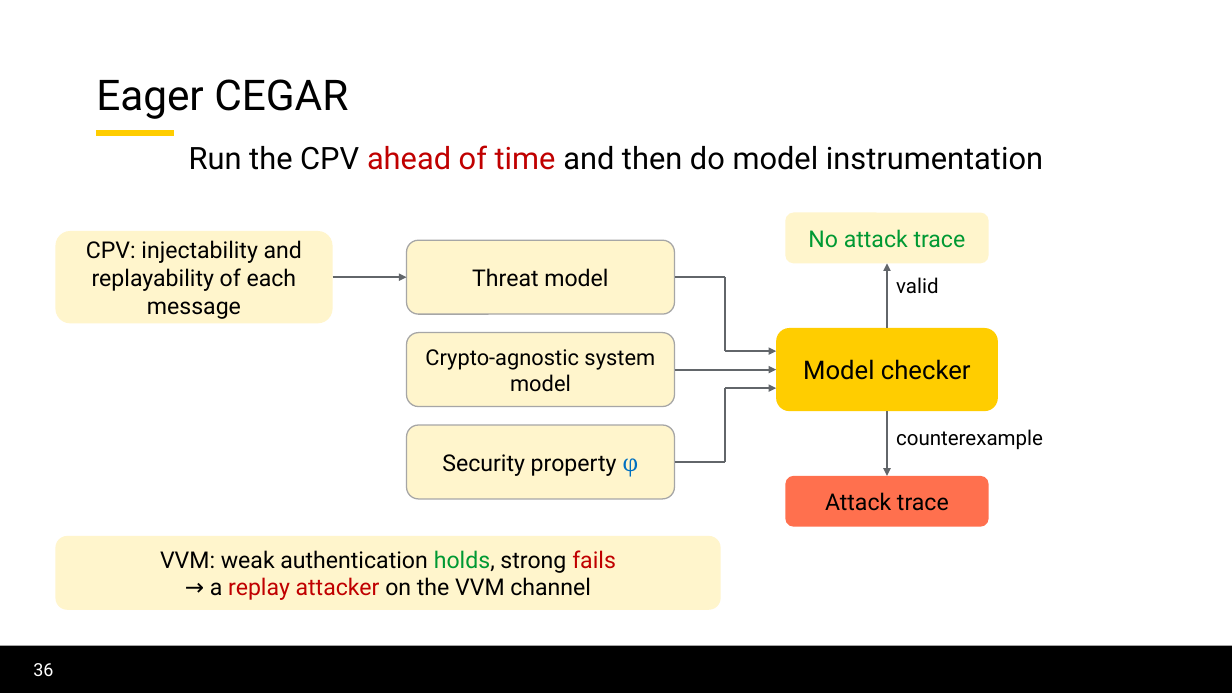
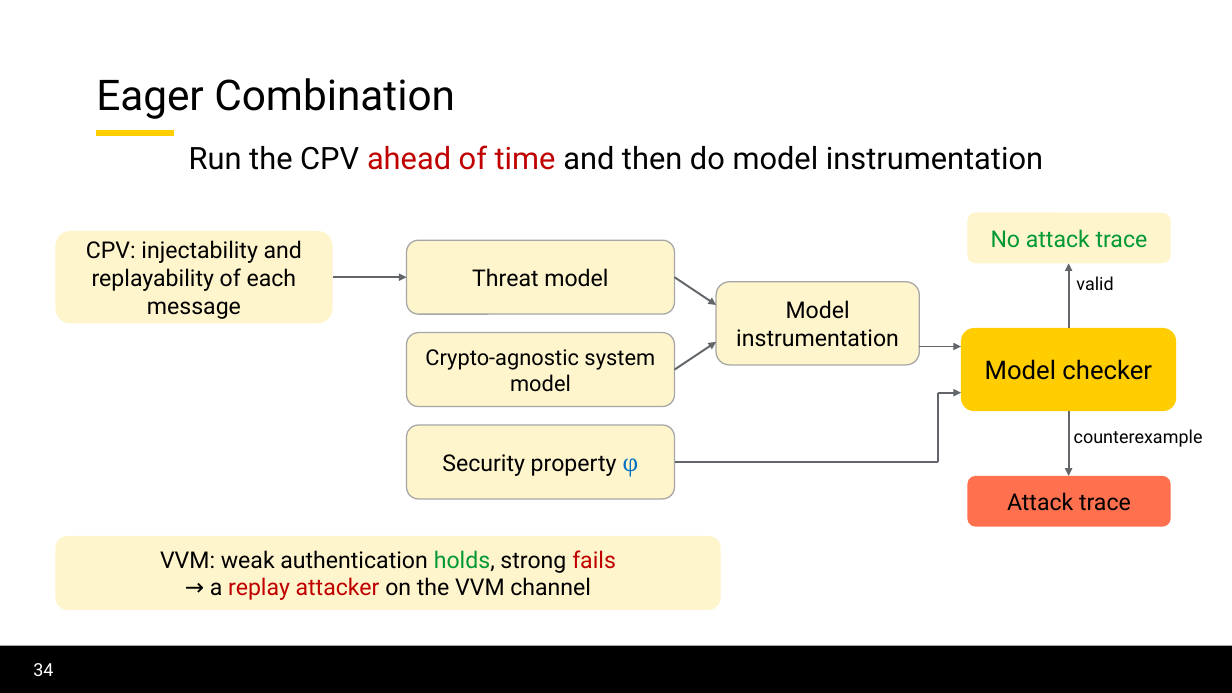
Before and after one commit to lorchrob/thesis_proposal_slides, a slide deck: slide 34 of slides.pptx (slide 36 before the commit). Drawn at 1232x693 pixels with LibreOffice and Linux fonts; fonts in the diff are those of the drawing; background and template pictures are left out. Boxes give left, top, right and bottom in pixels: in the first picture for what was removed or moved away, otherwise in the second. Text is boxed around its words. In the diff, an @@ line names an element or a change of style, - is before the commit and + after.

```diff
--- a/slides.pptx
+++ b/slides.pptx
@@ title at <box>96,78,455,119</box>: text changed @@
-Eager CEGAR
+Eager Combination
@@ line moved from (675, 277) - (726, 277) to (675, 277) - (716, 305) @@
@@ line (675, 277) - (716, 305): line to arrow @@
@@ rounded rectangle "Model instrumentation": place and size @@
-rounded rectangle "Model instrumentation" at <box>776,328,998,411</box>
+rounded rectangle "Model instrumentation" at <box>716,282,920,365</box>
@@ rounded rectangle "Model instrumentation" at <box>716,282,920,365</box>: fill #FFCD00 to #FFF5CC; outline none to #A6A6A6 1 pt @@
@@ text "valid" at <box>1076,276,1113,290</box>: size 16 to 14 pt @@
@@ text "valid": place and size @@
-text "valid" at <box>896,277,938,294</box>
+text "valid" at <box>1076,276,1113,290</box>
@@ text in rounded rectangle at <box>736,300,899,347</box>: text changed; size 20 to 18 pt @@
-Model checker
+Model instrumentation
@@ rounded rectangle added at <box>961,328,1177,411</box>, fill #FFCD00, 20 pt, text #000000 @@
+Model checker
@@ line moved from (726, 277) - (726, 351) to (675, 370) - (716, 342) @@
@@ line (675, 370) - (716, 342): line to arrow @@
@@ arrow removed from (726, 351) to (776, 351) @@
@@ arrow moved from (675, 370) - (776, 370) to (920, 347) - (961, 347) @@
@@ line moved from (726, 462) - (726, 388) to (938, 462) - (938, 393) @@
@@ arrow moved from (726, 388) - (776, 388) to (938, 393) - (961, 393) @@
@@ 2 rounded rectangles, 2 arrows: place and size @@
-2 rounded rectangles, 2 arrows at <box>786,213,989,527</box>
+2 rounded rectangles, 2 arrows at <box>968,213,1171,527</box>
@@ text "counterexample": place and size @@
-text "counterexample" at <box>896,429,1043,450</box>
+text "counterexample" at <box>1074,429,1203,447</box>
@@ text "counterexample" at <box>1074,429,1203,447</box>: size 16 to 14 pt @@
@@ line moved from (675, 462) - (726, 462) to (675, 462) - (938, 462) @@
@@ page number at <box>33,663,53,676</box>: text changed @@
-36
+34
```
Also in this commit, not shown: 16 other slides changed.
